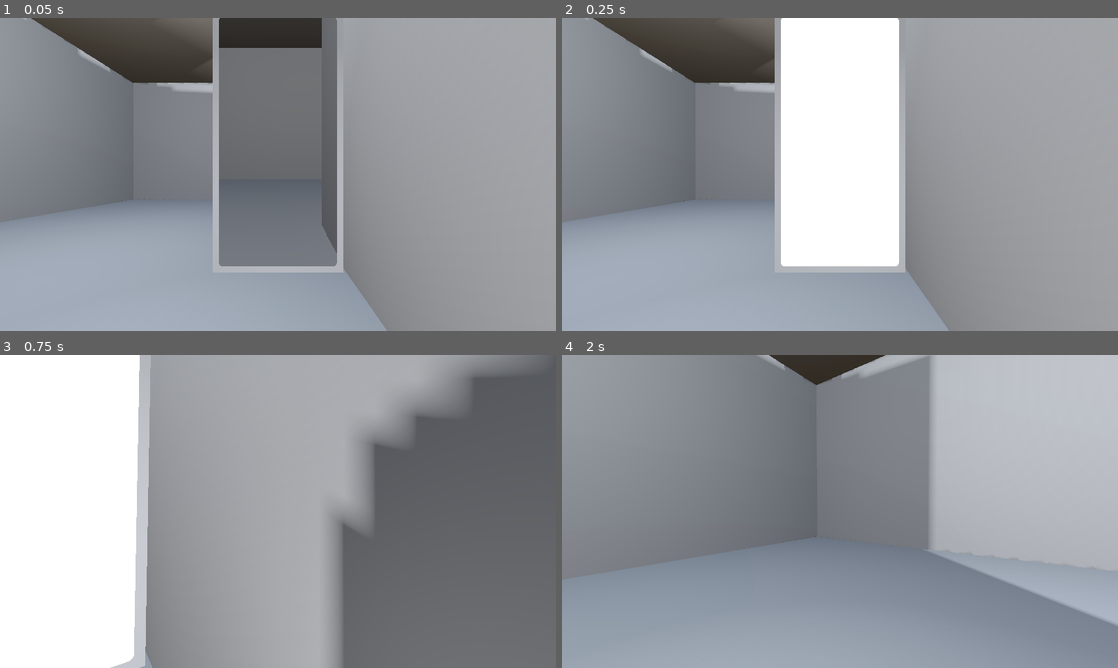
Above: before the commit, frames 1-4 (two rows, left to right).
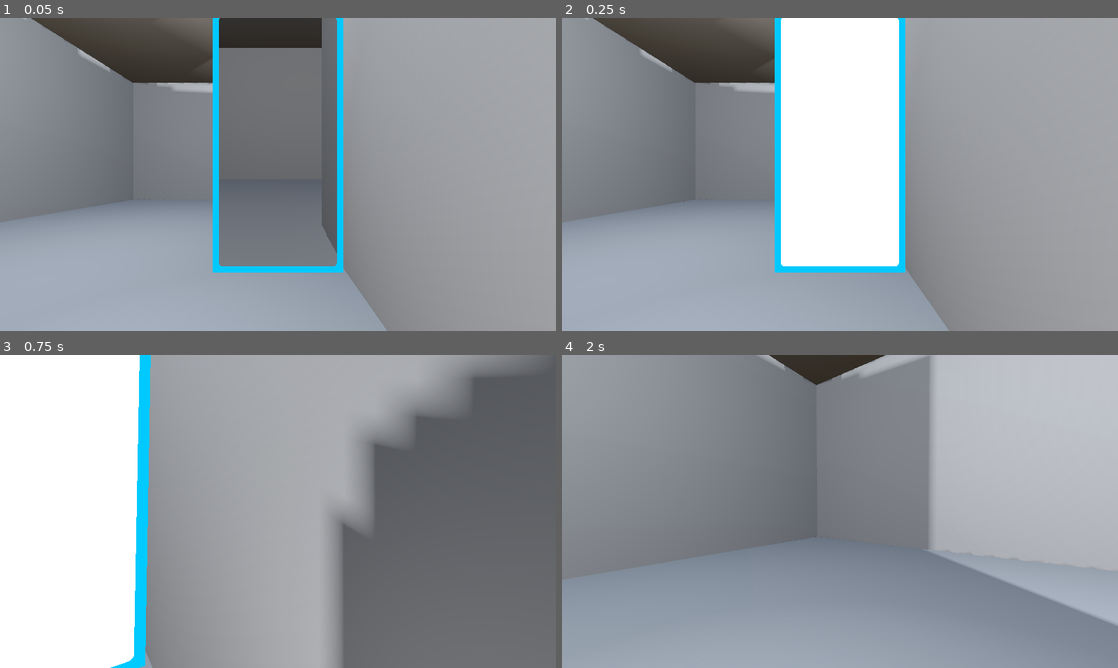
Above: after the commit, the same moments.

Repository: brenioks/portals
Game: Godot game, scene res://assets/levels/lvl1.tscn
Two runs of this game, one before a commit and one after it. Both use one fixed random seed, a clock stepped at 60 frames per second and the inputs below.
Inputs (mouse positions are in pixels of both pictures, inside the frame that each line leads up to):
- Up to frame 1 (0.05 s): no input
- Up to frame 2 (0.25 s): no input
- Up to frame 3 (0.75 s): tap Enter at 0.5 s; move the mouse to (305, 511) at 0.52 s; hold W (forward) from 0.53 s (still down)
- Up to frame 4 (2 s): keep holding W (forward); tap Space (jump) at 0.77, 1.52 s; move the mouse to (812, 511) at 1.27 s

The runs differ from the first frame. In frame 1, 2.3% of the frame differs, in the area x 38-62%, y 0-82%; in frame 2, 2.3%; in frame 3, 2.1%; in frame 4, nothing differs.

Commit message:
Better visuals
Adjusted the World Environment properties to make the game look better
Gave each portal their respective colors

Diff:
--- a/assets/levels/lvl1.tscn
+++ b/assets/levels/lvl1.tscn
@@ -31,6 +31,8 @@
 sdfgi_read_sky_light = false
 glow_enabled = true
 volumetric_fog_enabled = true
+volumetric_fog_density = 0.01
+adjustment_enabled = true
 
 [sub_resource type="ViewportTexture" id="ViewportTexture_f2nbl"]
 viewport_path = NodePath("/root/@EditorNode@17122/@Panel@13/@VBoxContainer@14/@HSplitContainer@17/@HSplitContainer@25/@ …(309 unchanged characters)…
@@ -50,21 +52,21 @@
 [sub_resource type="StandardMaterial3D" id="StandardMaterial3D_8260e"]
 albedo_texture = SubResource("AnimatedTexture_30bv6")
 
-[sub_resource type="StandardMaterial3D" id="StandardMaterial3D_1ld8k"]
+[sub_resource type="StandardMaterial3D" id="StandardMaterial3D_lkue5"]
 render_priority = 2
 next_pass = SubResource("StandardMaterial3D_8260e")
 transparency = 2
 alpha_scissor_threshold = 0.5
 alpha_antialiasing_mode = 0
+albedo_color = Color(1, 0, 0, 1)
 albedo_texture = ExtResource("3_ndqlb")
 emission_enabled = true
-emission = Color(1, 1, 1, 1)
-emission_energy_multiplier = 0.5
-
-[sub_resource type="StandardMaterial3D" id="StandardMaterial3D_xl2e4"]
+emission = Color(1, 0.670588, 0, 1)
+
+[sub_resource type="StandardMaterial3D" id="StandardMaterial3D_iqsbq"]
 resource_local_to_scene = true
 render_priority = 1
-next_pass = SubResource("StandardMaterial3D_1ld8k")
+next_pass = SubResource("StandardMaterial3D_lkue5")
 shading_mode = 0
 specular_mode = 2
 albedo_texture = SubResource("ViewportTexture_f2nbl")
@@ -76,10 +78,21 @@
 [sub_resource type="ViewportTexture" id="ViewportTexture_5uml2"]
 viewport_path = NodePath("/root/@EditorNode@17122/@Panel@13/@VBoxContainer@14/@HSplitContainer@17/@HSplitContainer@25/@ …(309 unchanged characters)…
 
-[sub_resource type="StandardMaterial3D" id="StandardMaterial3D_weyux"]
+[sub_resource type="StandardMaterial3D" id="StandardMaterial3D_6gyxo"]
+render_priority = 2
+next_pass = SubResource("StandardMaterial3D_8260e")
+transparency = 2
+alpha_scissor_threshold = 0.5
+alpha_antialiasing_mode = 0
+albedo_color = Color(0, 0, 1, 1)
+albedo_texture = ExtResource("3_ndqlb")
+emission_enabled = true
+emission = Color(0, 0.792157, 1, 1)
+
+[sub_resource type="StandardMaterial3D" id="StandardMaterial3D_pkfff"]
 resource_local_to_scene = true
 render_priority = 1
-next_pass = SubResource("StandardMaterial3D_1ld8k")
+next_pass = SubResource("StandardMaterial3D_6gyxo")
 shading_mode = 0
 specular_mode = 2
 albedo_texture = SubResource("ViewportTexture_5uml2")
--- a/assets/objects/portal.tscn
+++ b/assets/objects/portal.tscn
@@ -36,7 +36,6 @@
 albedo_texture = ExtResource("1_fjgwd")
 emission_enabled = true
 emission = Color(1, 1, 1, 1)
-emission_energy_multiplier = 0.5
 
 [sub_resource type="StandardMaterial3D" id="StandardMaterial3D_owjtc"]
 resource_local_to_scene = true
Not shown: 3 places in assets/levels/lvl1.tscn that only renumber resources
